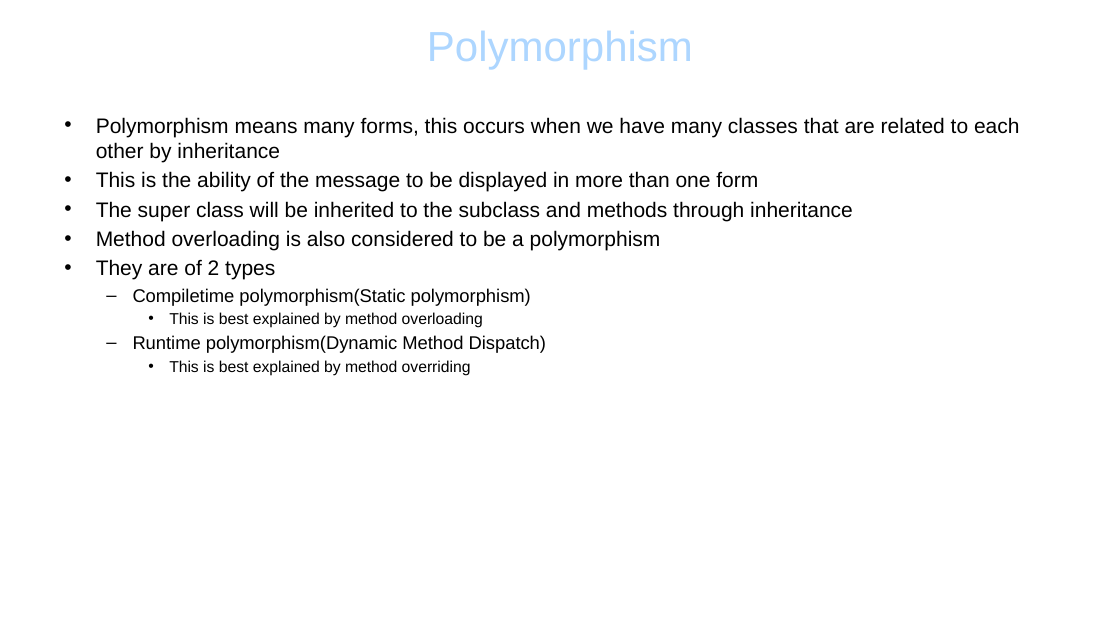
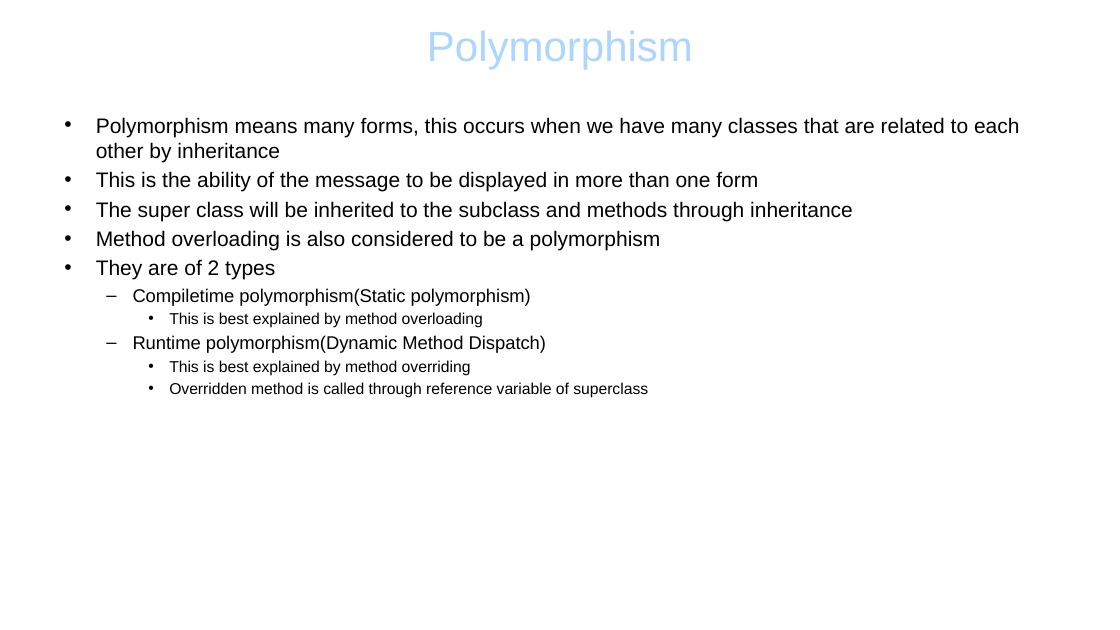
Before and after one commit to lanceqa81/Notes, a slide deck: slide 5 of ADVANCED JAVA.pptx. Drawn at 1120x630 pixels with LibreOffice and Linux fonts; fonts in the diff are those of the drawing; background and template pictures are left out. Boxes give left, top, right and bottom in pixels: in the first picture for what was removed or moved away, otherwise in the second. Text is boxed around its words. In the diff, an @@ line names an element or a change of style, - is before the commit and + after.

```diff
--- a/ADVANCED JAVA.pptx
+++ b/ADVANCED JAVA.pptx
@@ text at (169, 382, 648, 398): paragraph added @@
+    • Overridden method is called through reference variable of superclass
```
Also in this commit, not shown: 1 other slide changed, 3 slides added.
